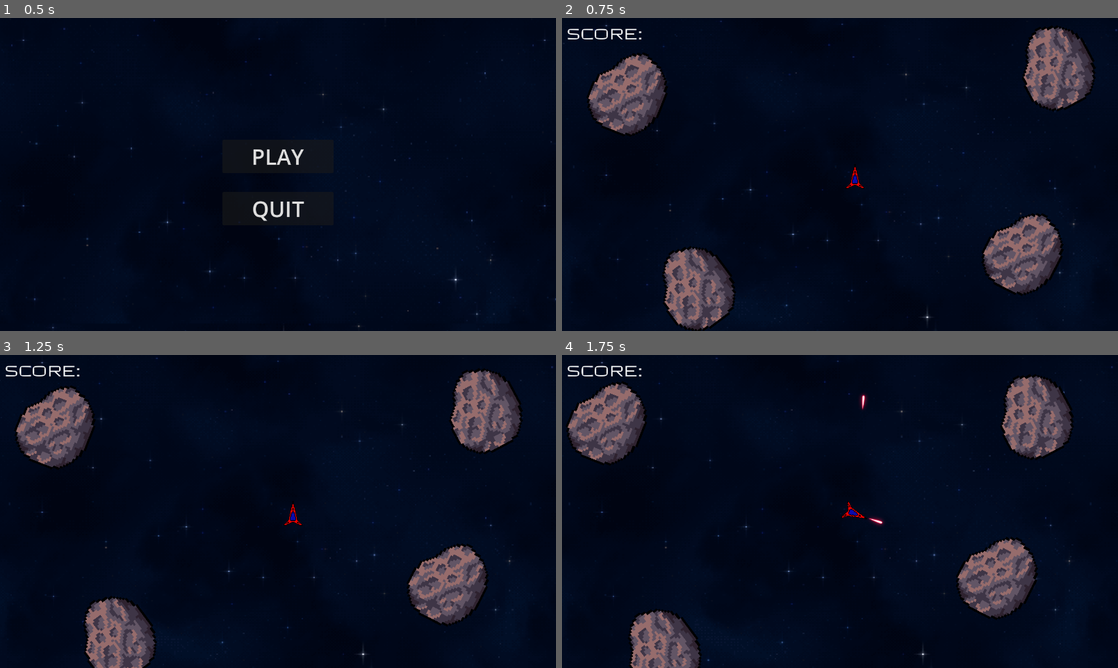
Above: before the commit, frames 1-4 (two rows, left to right).
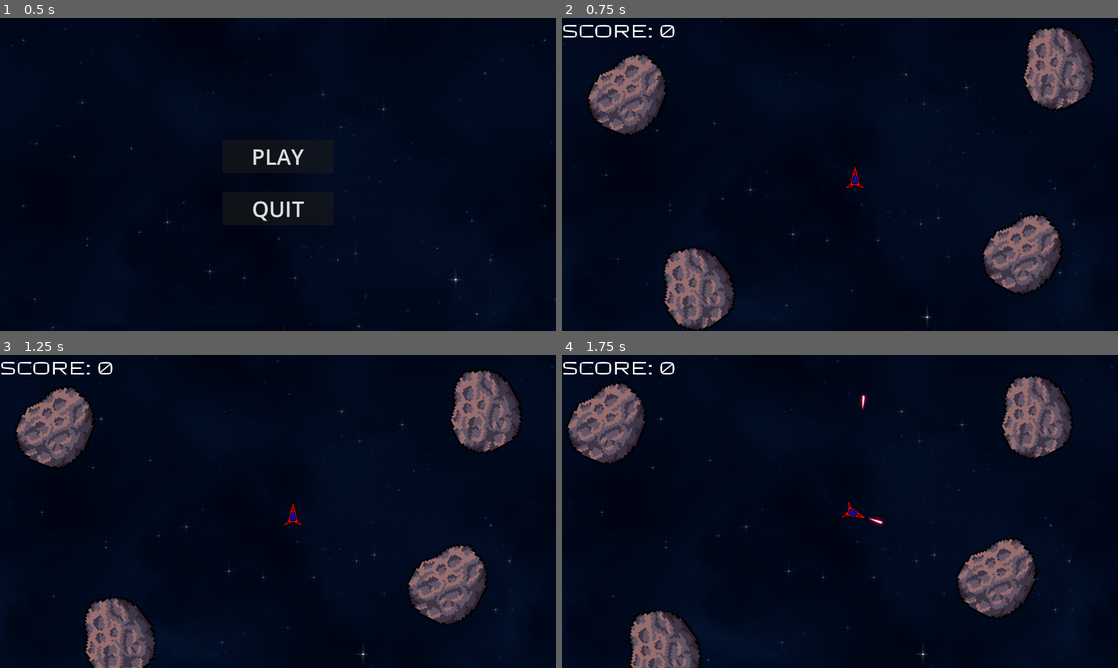
Above: after the commit, the same moments.

Repository: bloba73/asteroids-godot
Game: Godot game, scene res://scenes/menu/menu.tscn
The game is run twice, just before and just after one commit, with the same random seed, the same clock (stepped at 60 frames per second) and the same inputs.
Inputs:
- Up to frame 1 (0.5 s): no input
- Up to frame 2 (0.75 s): click "PLAY" at 0.5 s
- Up to frame 3 (1.25 s): no input
- Up to frame 4 (1.75 s): hold D (rotate_right) from 1.28 s (still down); hold Space (shootbutton) from 1.28 s (still down)

Frame 1 is identical in both runs. In frame 2, 0.5% of the frame differs, in the area x 0-21%, y 2-7%; in frame 3, 0.5%; in frame 4, 0.5%.

Commit message:
score added

Diff:
--- a/scenes/enemy/asteroid.gd
+++ b/scenes/enemy/asteroid.gd
@@ -15,9 +15,9 @@
 	get:
 		match size:
 			AsteroidSize.LARGE:
-				return 50
+				return 20
 			AsteroidSize.MEDIUM:
-				return 75
+				return 40
 			AsteroidSize.SMALL:
 				return 100
 			_:
--- a/scenes/level/hud.gd
+++ b/scenes/level/hud.gd
@@ -1,5 +1,6 @@
 extends Control
 
-@onready var score = $Score:
-	set(value):
-		score.text = "SCORE: " + str(value)
+@onready var score_label = $Score
+
+func update_score(new_score: int) -> void:
+	score_label.text = "SCORE: " + str(new_score)
--- a/scenes/level/hud.tscn
+++ b/scenes/level/hud.tscn
@@ -1,10 +1,11 @@
-[gd_scene load_steps=3 format=3 uid="uid://b7mxgcu5i43i0"]
+[gd_scene load_steps=4 format=3 uid="uid://b7mxgcu5i43i0"]
 
 [ext_resource type="FontFile" uid="uid://ot0konfooov1" path="res://assets/TT Autonomous Trial ExtraLight.ttf" id="1_en1qt"]
+[ext_resource type="Script" path="res://scenes/level/hud.gd" id="1_n1yoa"]
 
-[sub_resource type="LabelSettings" id="LabelSettings_ti10s"]
+[sub_resource type="LabelSettings" id="LabelSettings_coedl"]
 font = ExtResource("1_en1qt")
-font_size = 35
+font_size = 42
 
 [node name="HUD" type="Control"]
 layout_mode = 3
@@ -15,12 +16,10 @@
 offset_bottom = -622.0
 grow_horizontal = 2
 grow_vertical = 2
+script = ExtResource("1_n1yoa")
 
 [node name="Score" type="Label" parent="."]
 layout_mode = 0
-offset_left = 11.0
-offset_top = 12.0
-offset_right = 340.0
-offset_bottom = 62.0
-text = "SCORE: "
-label_settings = SubResource("LabelSettings_ti10s")
+offset_right = 386.0
+offset_bottom = 83.0
+label_settings = SubResource("LabelSettings_coedl")
--- a/scenes/level/level.gd
+++ b/scenes/level/level.gd
@@ -7,7 +7,14 @@
 
 var asteroid_scene = preload("res://scenes/enemy/asteroid.tscn")
 
+var score: int : set = set_score
+
+func set_score(value: int) -> void:
+	score = value
+	hud.update_score(score)
+
 func _ready():
+	set_score(0)
 	player.connect("laser_shot", _on_player_laser_shots)
 
 	for asteroid in asteroids.get_children():
@@ -21,6 +28,8 @@
 	lasers.add_child(laser)
 
 func _on_asteroid_exploded(pos, size, points):
+	score += points
+	print(score)
 	for i in range(2):
 		match size:
 			Asteroid.AsteroidSize.LARGE:
--- a/scenes/level/level.tscn
+++ b/scenes/level/level.tscn
@@ -13,6 +13,8 @@
 [node name="UI" type="CanvasLayer" parent="."]
 
 [node name="HUD" parent="UI" instance=ExtResource("2_cstc0")]
+offset_right = -931.0
+offset_bottom = -635.0
 
 [node name="Background" type="ParallaxBackground" parent="."]
 script = ExtResource("1_f5syi")
